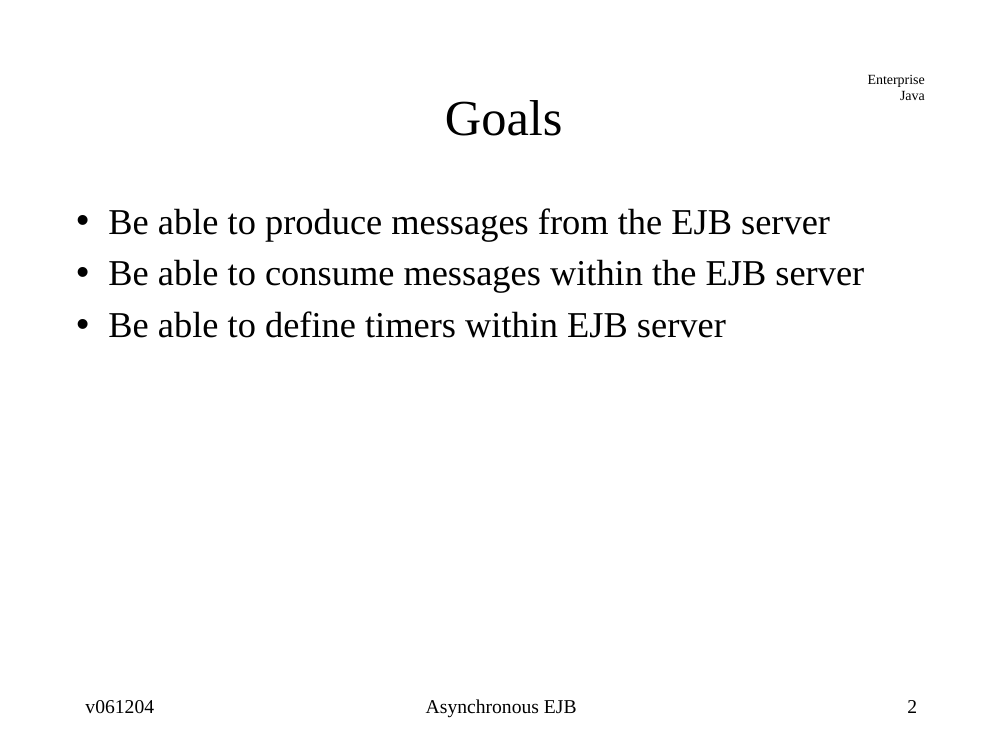
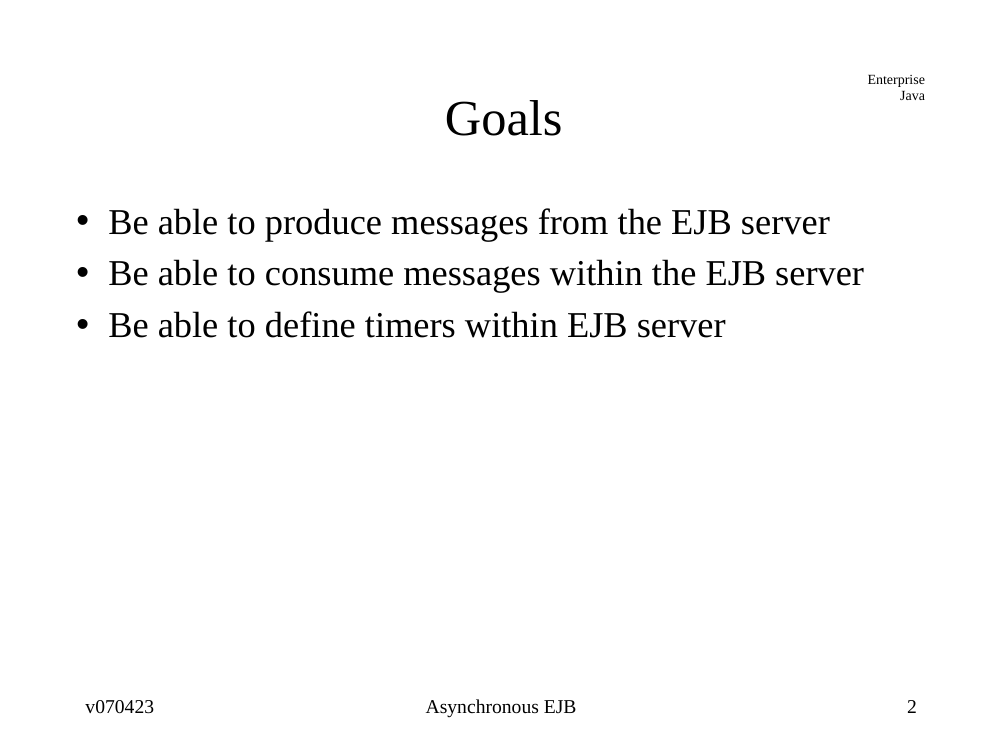
Before and after one commit to jcstaff/ejava-javaee, a slide deck: slide 2 of asyncEJB/src/site/resources/lectures/asyncEJB.ppt. Drawn at 1008x756 pixels with LibreOffice and Linux fonts; fonts in the diff are those of the drawing. Boxes give left, top, right and bottom in pixels: in the first picture for what was removed or moved away, otherwise in the second. Text is boxed around its words. In the diff, an @@ line names an element or a change of style, - is before the commit and + after.

```diff
--- a/asyncEJB/src/site/resources/lectures/asyncEJB.ppt
+++ b/asyncEJB/src/site/resources/lectures/asyncEJB.ppt
@@ text "Be able to produce messages ..." at (108,208,864,338): indent changed @@
@@ text at (85,700,154,714): text changed @@
-v061204
+v070423
```
Also in this commit, not shown: 22 other slides changed, 56 other files.
